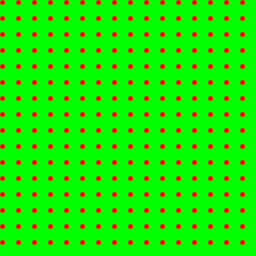
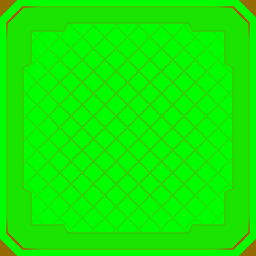
Comparing the layer stacks of the two 256 × 256 images. Changes:
painted on "Layer 1" over [0, 0, 256, 256]
